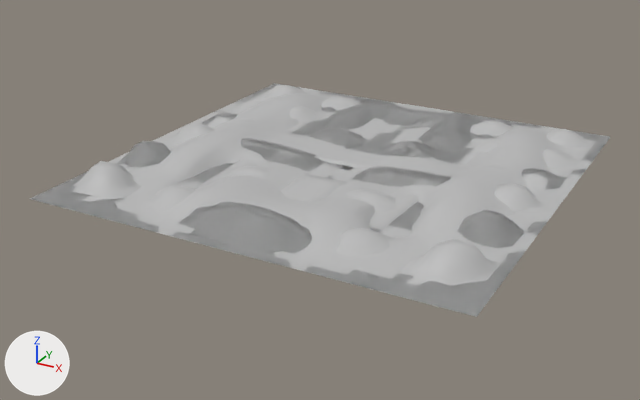
An edit to the FBX model mesh_blend/mesh_blend_model.fbx, drawn before and after from the same camera.
Rendered twice from a 50 mm camera at (0.22, -0.431, 0.19) aimed at (-0.009, -0.015, -0.018). Lighting does not change. The marker at lower left points along +X, +Y and +Z. Where no turn or scale is listed for an object, it has been applied to the vertices.

The scene before the commit, as lines of its bpy script (objects in view):
```python
me_mesh_001 = bpy.data.meshes.new('Mesh.001')
me_mesh_001.from_pydata(...)  # 1681 vertices, 1600 faces; spans x -0.125..0.125, y -0.125..0.125, z -0.009..0.01
me_mesh_001.materials.append(mat_lambert1)  # grey #bcbcbc
# before: 1141 (-0.088, 0.044, 0.008) at pixel (257, 109), 1181 (-0.081, 0.05, 0.008) at pixel (271, 108), 1182 (-0.088, 0.05, 0.008) at pixel (262, 106), 1222 (-0.081, 0.056, 0.009) at pixel (276, 104), 1223 (-0.088, 0.056, 0.009) at pixel (267, 103)
# before: 1263 (-0.081, 0.062, 0.01) at pixel (281, 101), 1264 (-0.088, 0.062, 0.009) at pixel (272, 100), 1303 (-0.074, 0.069, 0.008) at pixel (294, 102), 1304 (-0.081, 0.069, 0.01) at pixel (286, 98), 1305 (-0.088, 0.069, 0.009) at pixel (277, 97)
# before: 1344 (-0.074, 0.075, 0.008) at pixel (299, 99), 1345 (-0.081, 0.075, 0.01) at pixel (291, 96), 1346 (-0.088, 0.075, 0.009) at pixel (282, 95), 1386 (-0.081, 0.082, 0.009) at pixel (296, 94)
me_mesh_002 = bpy.data.meshes.new('Mesh.002')
me_mesh_002.from_pydata(...)  # 1681 vertices, 1600 faces; spans x -0.125..0.125, y -0.125..0.125, z 0.0..0.012
me_mesh_002.materials.append(mat_lambert1)  # grey #bcbcbc
me_mesh_003 = bpy.data.meshes.new('Mesh.003')
me_mesh_003.from_pydata(...)  # 1681 vertices, 1600 faces; spans x -0.125..0.125, y -0.125..0.125, z 0.0..0.013
me_mesh_003.materials.append(mat_lambert1)  # grey #bcbcbc
me_mesh_004 = bpy.data.meshes.new('Mesh.004')
me_mesh_004.from_pydata(...)  # 1681 vertices, 1600 faces; spans x -0.125..0.125, y -0.125..0.125, z -0.008..0.013
me_mesh_004.materials.append(mat_lambert1)  # grey #bcbcbc
# before: 949 (-0.087, 0.019, 0.007) at pixel (237, 121), 950 (-0.081, 0.019, 0.007) at pixel (245, 122), 990 (-0.087, 0.025, 0.008) at pixel (243, 117), 991 (-0.081, 0.025, 0.008) at pixel (251, 118)
# before: 976 (0.081, 0.019, 0.007) at pixel (490, 168), 977 (0.087, 0.019, 0.007) at pixel (501, 170), 1017 (0.081, 0.025, 0.008) at pixel (494, 163), 1018 (0.087, 0.025, 0.008) at pixel (505, 165)
ob_variationplane1 = bpy.data.objects.new('VariationPlane1', me_mesh_001)
ob_variationplane1.location = (0.0, 0.0, 0.0)
ob_variationplane2 = bpy.data.objects.new('VariationPlane2', me_mesh_002)
ob_variationplane2.location = (0.0, 0.0, 0.0)
ob_variationplane3 = bpy.data.objects.new('VariationPlane3', me_mesh_003)
ob_variationplane3.location = (0.0, 0.0, 0.0)
ob_variationplane4 = bpy.data.objects.new('VariationPlane4', me_mesh_004)
ob_variationplane4.location = (0.0, 0.0, 0.0)
```
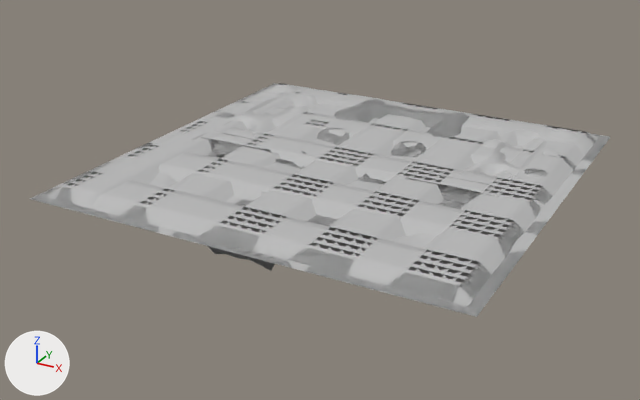
Location of each change, [x1, y1, x2, y2] in pixels of the pictures (640 x 400 px; the box of a moved part takes in the faces that stretch with it):
'VariationPlane5', added: after [30, 83, 594, 313]
'VariationPlane1', reshaped: before [30, 83, 589, 300]; after [148, 83, 599, 306]
'VariationPlane6', added: after [47, 84, 598, 300]
'VariationPlane4', reshaped: before [109, 97, 592, 263]; after [47, 89, 610, 317]
part 1 of me_mesh_004, moved or reshaped (not visible before): after [208, 246, 275, 271]
part 2 of me_mesh_004, moved or reshaped (not visible afterwards): before [239, 118, 257, 123]
part 3 of me_mesh_004, moved or reshaped: before [486, 163, 510, 170]; after [480, 166, 486, 175]
part 4 of me_mesh_004, moved or reshaped (not visible before): after [398, 141, 422, 150]
part 5 of me_mesh_002, moved or reshaped (not visible afterwards): before [339, 228, 496, 286]
part 6 of me_mesh_002, moved or reshaped (not visible afterwards): before [73, 161, 195, 206]
part 7 of me_mesh_002, moved or reshaped: before [494, 184, 537, 211]; after [360, 171, 501, 187]
part 8 of me_mesh_002, moved or reshaped: before [172, 124, 215, 143]; after [180, 130, 306, 154]
part 9 of me_mesh_003, moved or reshaped (not visible afterwards): before [116, 138, 525, 248]
part 10 of me_mesh_003, moved or reshaped (not visible afterwards): before [178, 201, 312, 257]
part 11 of me_mesh_003, moved or reshaped (not visible afterwards): before [324, 128, 422, 150]
part 12 of me_mesh_001, moved or reshaped: before [160, 119, 546, 252]; after [191, 119, 543, 198]
part 13 of me_mesh_001, moved or reshaped: before [245, 94, 312, 115]; after [245, 94, 312, 113]

The change in detail:
me_mesh_004 has 1681 vertices, 1600 faces and spans x -0.125..0.125, y -0.125..0.125, z -0.008..0.013.
me_mesh_004 is used by ob_variationplane4; location (0.0, 0.0, 0.0).
me_mesh_004 part 1: all 39 vertices in x -0.031..0.031, y -0.114..-0.092, z 0.003..0.013 are moved by (0.0, 0.0, -0.015).
Part 2, on me_mesh_004:
Vertices 949, 950, 990, 991 of me_mesh_004 move by (0.0, 0.0, -0.015).
Part 3, on me_mesh_004:
Vertices 976, 977, 1017, 1018 of me_mesh_004 move by (0.0, 0.0, -0.015).
Part 4, on me_mesh_004:
Vertex 1090 of me_mesh_004 moves from (0.025, 0.038, 0.008) at pixel (410, 140) to (0.025, 0.037, -0.007).
me_mesh_002 is used by ob_variationplane2; location (0.0, 0.0, 0.0).
me_mesh_002 had 1681 vertices, 1600 faces and spanned x -0.125..0.125, y -0.125..0.125, z 0.0..0.012.
me_mesh_002 now has 1681 vertices, 1600 faces and spans x -0.125..0.125, y -0.125..0.125, z -0.011..0.009.
me_mesh_002 part 5: 35 of the vertices in x 0.044..0.115, y -0.102..-0.042, z 0.004..0.012 are moved by (0.0, 0.0, -0.015).
me_mesh_002 part 6: 34 of the vertices in x -0.115..-0.044, y -0.101..-0.042, z 0.004..0.012 are moved by (0.0, 0.0, -0.015).
me_mesh_002 part 7: 21 of the vertices in x 0.025..0.108, y -0.014..0.002, z 0.006..0.01 are moved by (0.0, 0.0, -0.015).
me_mesh_002 part 8: 20 of the vertices in x -0.108..-0.025, y -0.014..0.001, z 0.006..0.01 are moved by (0.0, 0.0, -0.015).
me_mesh_003 is used by ob_variationplane3; location (0.0, 0.0, 0.0).
me_mesh_003 had 1681 vertices, 1600 faces and spanned x -0.125..0.125, y -0.125..0.125, z 0.0..0.013.
me_mesh_003 now has 1681 vertices, 1600 faces and spans x -0.125..0.125, y -0.125..0.125, z -0.012..0.008.
me_mesh_003 part 9: 58 of the vertices in x -0.115..0.115, y -0.058..-0.006, z 0.005..0.012 are moved by (0.0, 0.0, -0.015).
me_mesh_003 part 10: all 39 vertices in x -0.031..0.031, y -0.114..-0.092, z 0.003..0.013 are moved by (0.0, 0.0, -0.015).
Part 11, on me_mesh_003:
Vertex 1082 of me_mesh_003 moves from (-0.025, 0.038, 0.008) at pixel (337, 127) to (-0.025, 0.037, -0.007).
Vertex 1090 of me_mesh_003 moves from (0.025, 0.038, 0.008) at pixel (410, 140) to (0.025, 0.037, -0.007).
me_mesh_001 is used by ob_variationplane1; location (0.0, 0.0, 0.0).
me_mesh_001 had 1681 vertices, 1600 faces and spanned x -0.125..0.125, y -0.125..0.125, z -0.009..0.01.
me_mesh_001 now has 1681 vertices, 1600 faces and spans x -0.125..0.125, y -0.125..0.125, z -0.011..0.008.
me_mesh_001 part 12: 171 of the vertices in x -0.095..0.095, y -0.101..0.082, z 0.004..0.01 are moved by (0.0, 0.0, -0.015).
Part 13, on me_mesh_001:
Vertices 1141, 1181, 1182, 1222, 1223, 1263, 1264, 1303, 1304, 1305, 1344, 1345, 1346, 1386 of me_mesh_001 move by (0.0, 0.0, -0.015).
Mesh me_mesh_005 is new.
It has 1681 vertices, 1600 faces and spans x -0.125..0.125, y -0.125..0.125, z 0.0..0.005.
It uses material mat_lambert1 (grey #bcbcbc).
Mesh me_mesh_006 is new.
It has 1681 vertices, 1600 faces and spans x -0.125..0.125, y -0.125..0.125, z 0.0..0.005.
It uses material mat_lambert1 (grey #bcbcbc).
Object 'VariationPlane5' (ob_variationplane5) is new; it shows me_mesh_005.
Its location is (0.0, 0.0, 0.0).
Object 'VariationPlane6' (ob_variationplane6) is new; it shows me_mesh_006.
Its location is (0.0, 0.0, 0.0).
